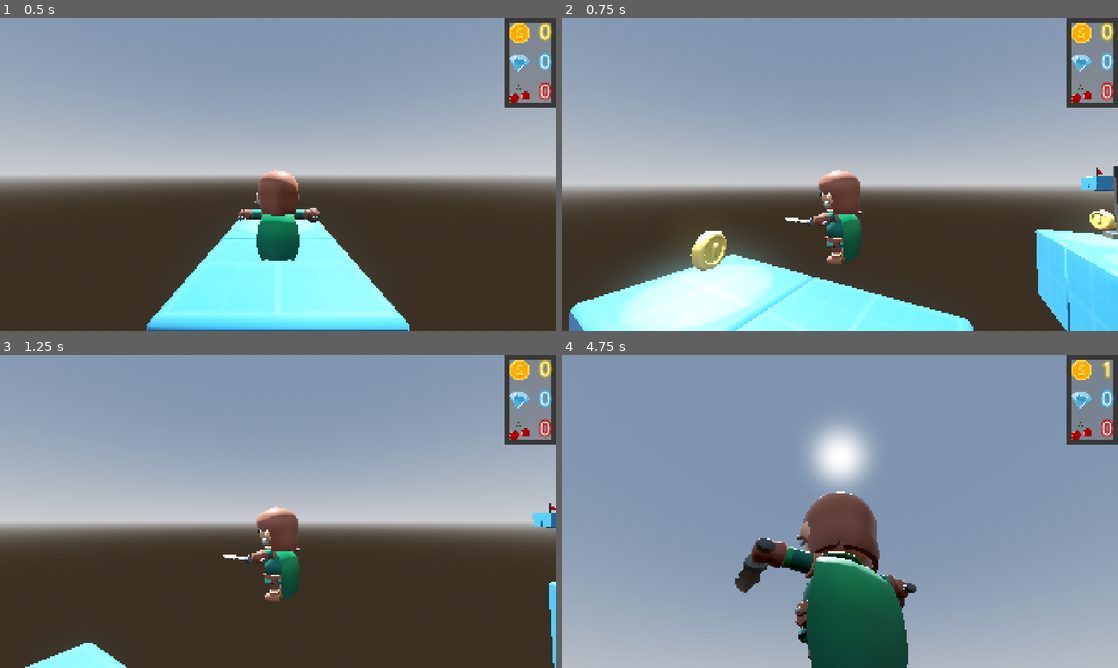
Above: before the commit, frames 1-4 (two rows, left to right).
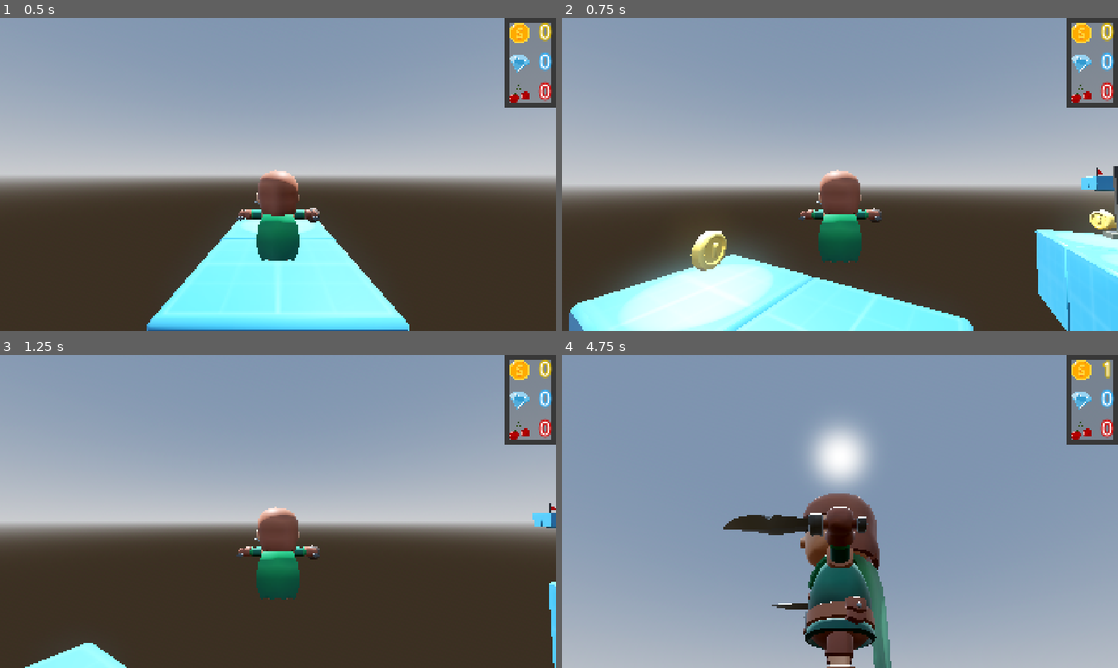
Above: after the commit, the same moments.

Repository: AbsoluteZer0527/My-first-3D-Godot-game
Game: Godot game, scene res://Scenes/game_scene.tscn
Two runs of this game, one before a commit and one after it. Both use one fixed random seed, a clock stepped at 60 frames per second and the inputs below.
Inputs (mouse positions are in pixels of both pictures, inside the frame that each line leads up to):
- Up to frame 1 (0.5 s): no input
- Up to frame 2 (0.75 s): tap Enter (ui_accept) at 0.5 s; move the mouse to (867, 174) at 0.52 s; hold W (forward) from 0.53 s (still down); tap Tab at 0.6 s
- Up to frame 3 (1.25 s): keep holding W (forward); tap Enter (ui_accept) at 0.77 s
- Up to frame 4 (4.75 s): move the mouse to (728, 527) at 1.27 s; release W (forward) at 1.28 s; hold S (backward) 1.28-2.03 s; tap Tab every 0.75 s from 1.35 to 4.35 s; tap Enter (ui_accept) at 1.52, 2.75, 3.02, 3.77, 4.52 s; move the mouse to (851, 505) at 2.02 s; hold W (forward) 2.03-4.28 s; move the mouse to (812, 574) at 2.77 s; move the mouse to (878, 514) at 3.52 s; move the mouse to (673, 464) at 4.27 s; hold A (left) from 4.28 s (still down)

Frame 1 is identical in both runs. In frame 2, 1.2% of the frame differs, in the area x 40-58%, y 48-79%; in frame 3, 1.2%; in frame 4, 8.8%, in the area x 29-64%, y 43-100%.

Commit message:
Player rotate along with camera, but without smooth turns

Diff:
--- a/First-3D/new-game-project/Scenes/player.tscn
+++ b/First-3D/new-game-project/Scenes/player.tscn
@@ -11,9 +11,10 @@
 [sub_resource type="SphereShape3D" id="SphereShape3D_b6fju"]
 radius = 0.1
 
-[node name="Player" type="CharacterBody3D" node_paths=PackedStringArray("camera")]
+[node name="Player" type="CharacterBody3D" node_paths=PackedStringArray("camera", "model")]
 script = ExtResource("1_cvnsp")
 camera = NodePath("SpringArm3D/Camera3D")
+model = NodePath("Player")
 
 [node name="CollisionShape3D" type="CollisionShape3D" parent="."]
 transform = Transform3D(1, 0, 0, 0, 1, 0, 0, 0, 1, 0, 0.11457461, 0)
--- a/First-3D/new-game-project/Scripts/player.gd
+++ b/First-3D/new-game-project/Scripts/player.gd
@@ -7,9 +7,15 @@
 @export var jump_velocity = 4.5
 
 @export var camera: Camera3D
-
+@export var model: Node3D
 var spawn_position
 
+func _process(delta: float) -> void:
+	var camera_angle = camera.global_rotation.y
+	var input_dir := Input.get_vector("left", "right", "forward", "backward")
+	var input_angle = atan2(input_dir.x, input_dir.y)
+	if input_dir != Vector2.ZERO:
+		model.global_rotation.y = camera_angle + input_angle
 func _ready() -> void:
 	#keep track of player instance and make sure only one player exist.
 	if instance == null:
